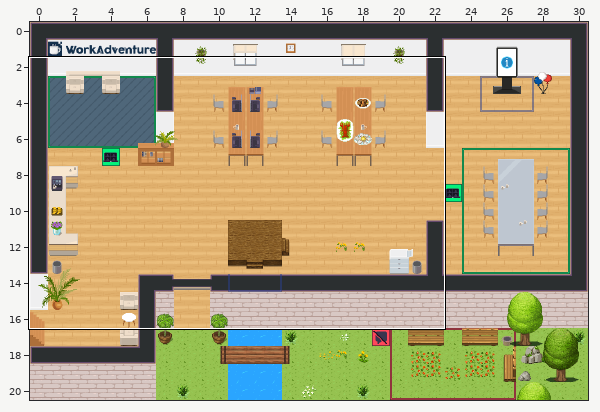
A Tiled map (JSON) gets an edit: office.tmj. Above, an overview of the earlier version with the close-up marked.
Close-up. Before:
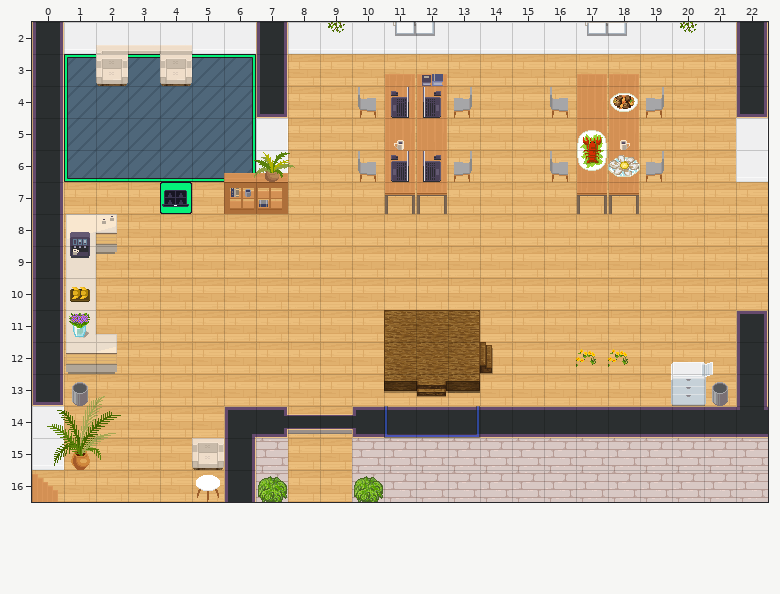
Cells are 32x32 px. Shown: x 0..22, y 2..16.
After:
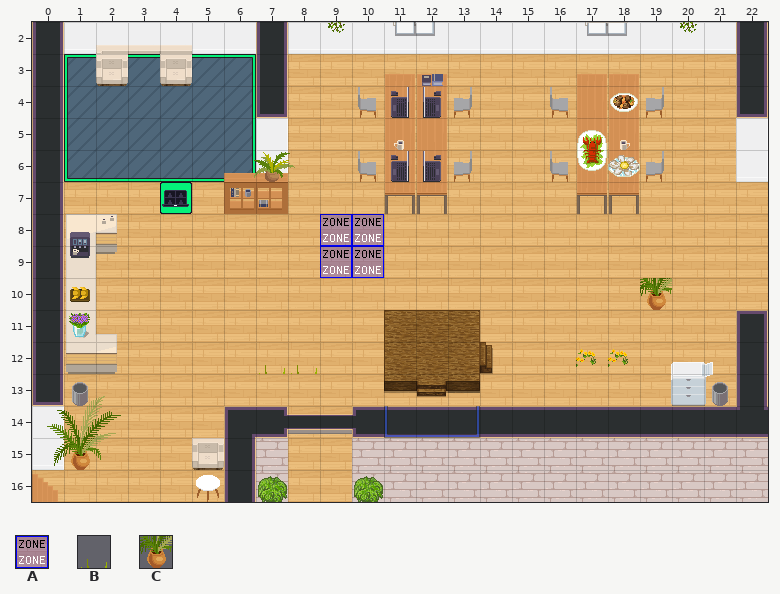
Key: from "Chunk 1": A 59, B 65, C 99.
_ is an empty cell.
Tiles of an added or newly shown layer are drawn over the layers below it.
See-through tiles are keyed as they look on the map.
Diff:
Layer "furniture/activate" (added):
y 8..9: x 9..10 __ -> AA
y 10: x 19 _ -> C
y 12: x 7..8 __ -> BB
